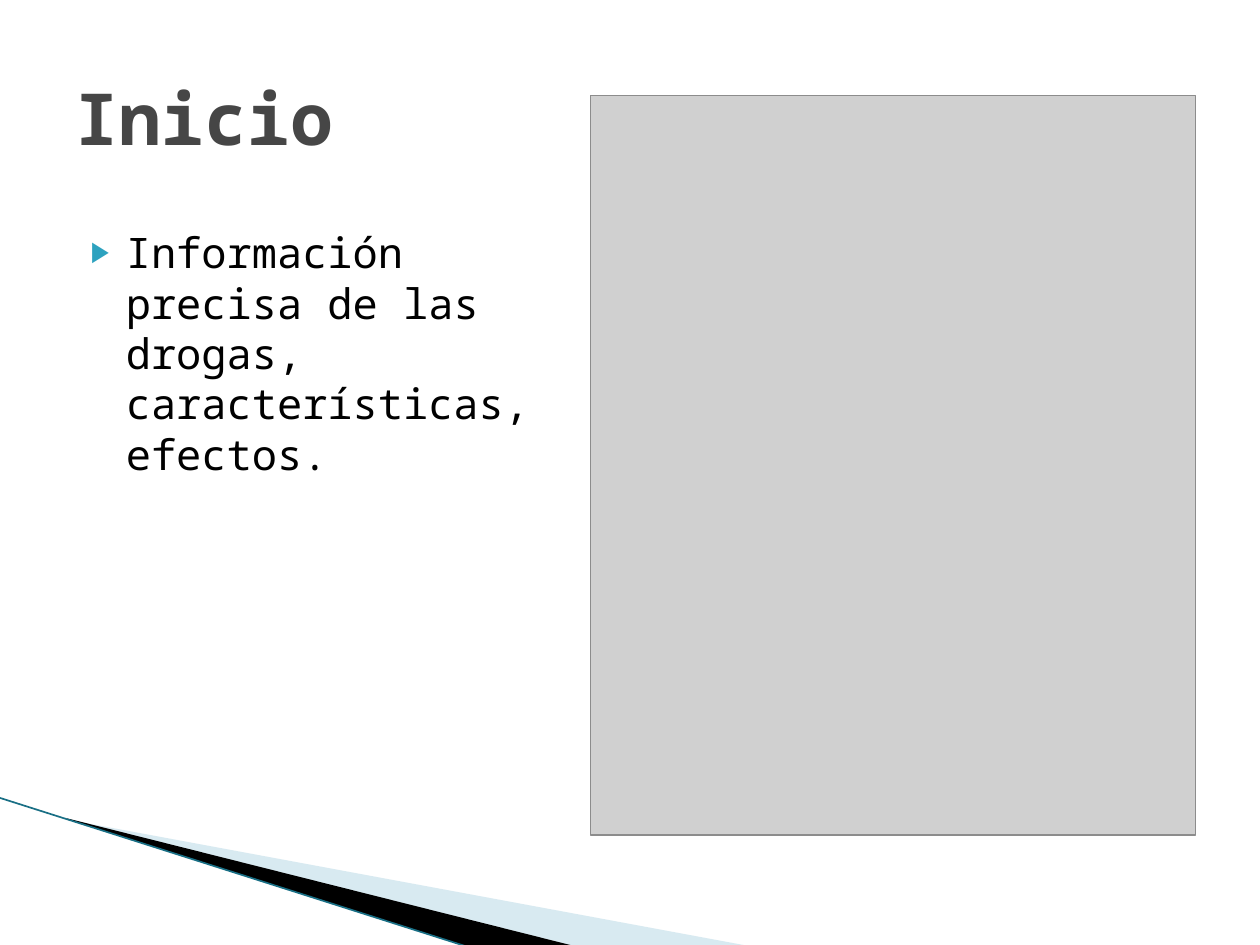
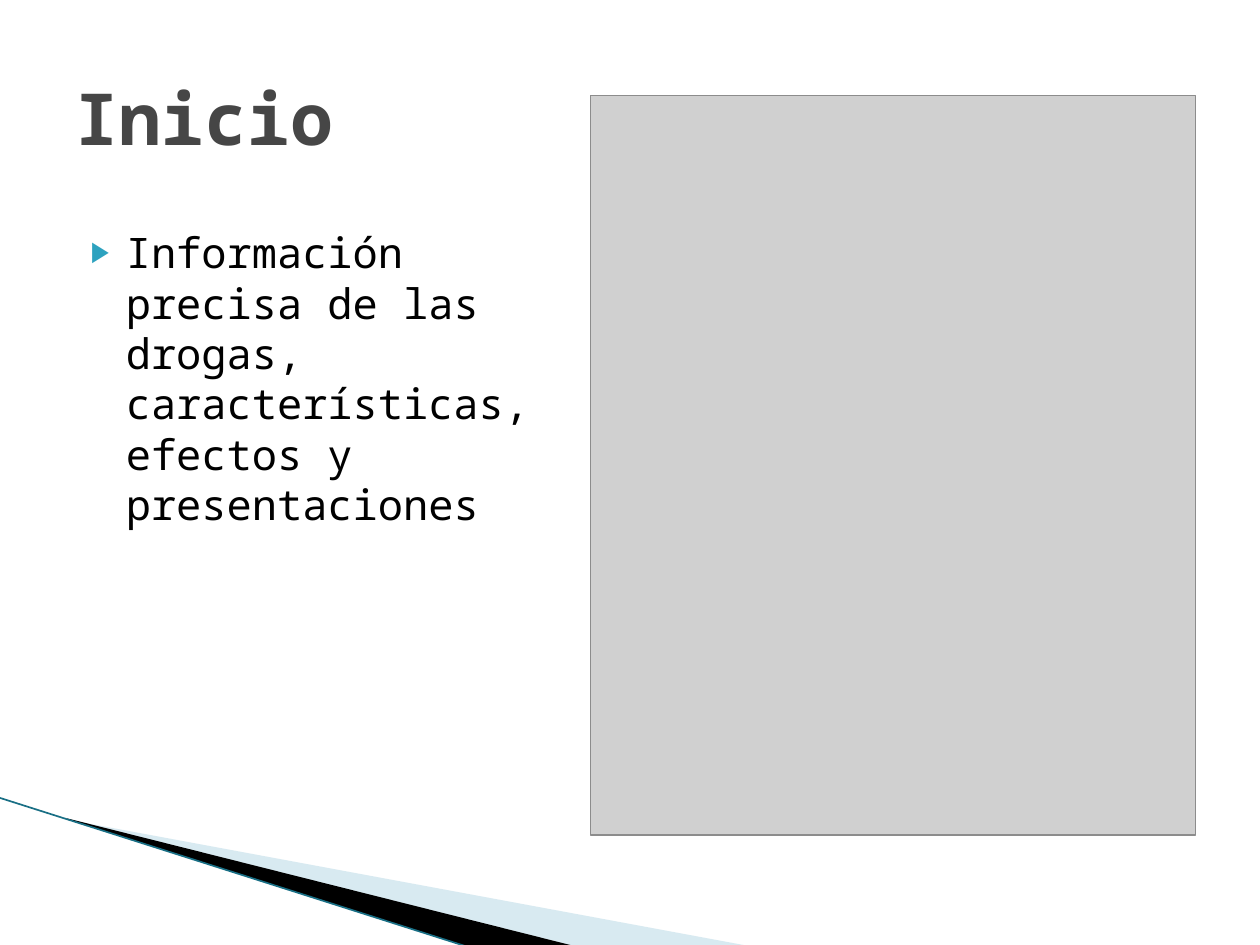
Before and after one commit to anfesmo/Drogas5aConvocatoria, a slide deck: slide 2 of themeforest-6705726-stroller-mobile-tablet-responsive-template/presentacion/odc_presentacion.pptx. Drawn at 1260x945 pixels with LibreOffice and Linux fonts; fonts in the diff are those of the drawing; grey boxes stand for pictures; background and template pictures are left out. Boxes give left, top, right and bottom in pixels: in the first picture for what was removed or moved away, otherwise in the second. Text is boxed around its words. In the diff, an @@ line names an element or a change of style, - is before the commit and + after.

Commit message:
ppt

```diff
--- a/themeforest-6705726-stroller-mobile-tablet-responsive-template/presentacion/odc_presentacion.pptx
+++ b/themeforest-6705726-stroller-mobile-tablet-responsive-template/presentacion/odc_presentacion.pptx
@@ text at [126, 235, 529, 530]: text changed @@
-▶ Información precisa de las drogas, características, efectos.
+▶ Información precisa de las drogas, características, efectos y presentaciones
```
Also in this commit, not shown: 3 other slides changed.
